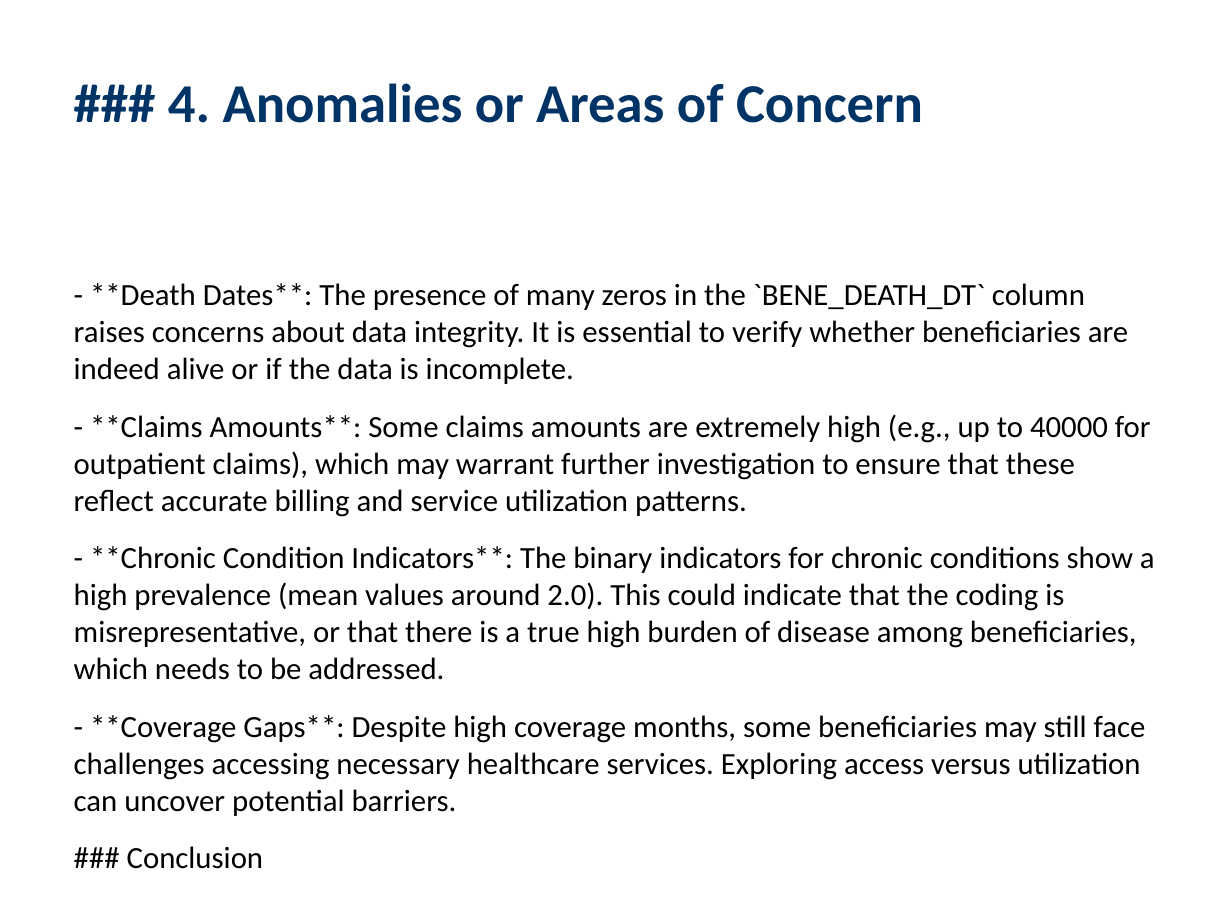
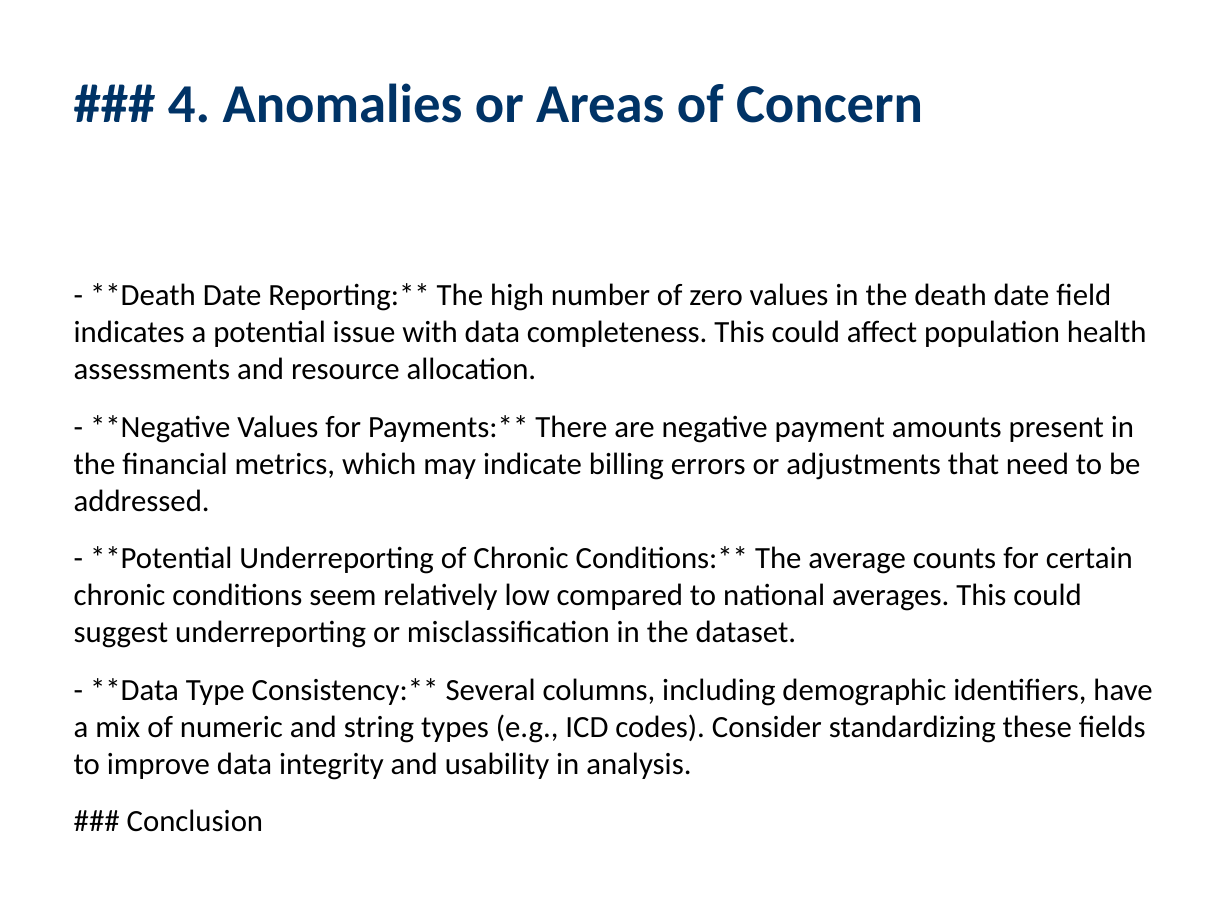
Before and after one commit to jyoung10078/elijah, a slide deck: slide 5 of testing/dataset_insights.pptx. Drawn at 1232x924 pixels with LibreOffice and Linux fonts; fonts in the diff are those of the drawing. Boxes give left, top, right and bottom in pixels: in the first picture for what was removed or moved away, otherwise in the second. Text is boxed around its words. In the diff, an @@ line names an element or a change of style, - is before the commit and + after.

Commit message:
Powerpoint update

```diff
--- a/testing/dataset_insights.pptx
+++ b/testing/dataset_insights.pptx
@@ text at bbox=[74, 283, 1152, 780]: text changed @@
-- **Death Dates**: The presence of many zeros in the `BENE_DEATH_DT` column raises concerns about data integrity. It is essential to verify whether beneficiaries are indeed alive or if the data is incomplete.
-- **Claims Amounts**: Some claims amounts are extremely high (e.g., up to 40000 for outpatient claims), which may warrant further investigation to ensure that these reflect accurate billing and service utilization patterns.
-- **Chronic Condition Indicators**: The binary indicators for chronic conditions show a high prevalence (mean values around 2.0). This could indicate that the coding is misrepresentative, or that there is a true high burden of disease among beneficiaries, which needs to be addressed.
-- **Coverage Gaps**: Despite high coverage months, some beneficiaries may still face challenges accessing necessary healthcare services. Exploring access versus utilization can uncover potential barriers.
+- **Death Date Reporting:** The high number of zero values in the death date field indicates a potential issue with data completeness. This could affect population health assessments and resource allocation.
+- **Negative Values for Payments:** There are negative payment amounts present in the financial metrics, which may indicate billing errors or adjustments that need to be addressed.
+- **Potential Underreporting of Chronic Conditions:** The average counts for certain chronic conditions seem relatively low compared to national averages. This could suggest underreporting or misclassification in the dataset.
+- **Data Type Consistency:** Several columns, including demographic identifiers, have a mix of numeric and string types (e.g., ICD codes). Consider standardizing these fields to improve data integrity and usability in analysis.
```
Also in this commit, not shown: 4 other slides changed, 2 other files.
